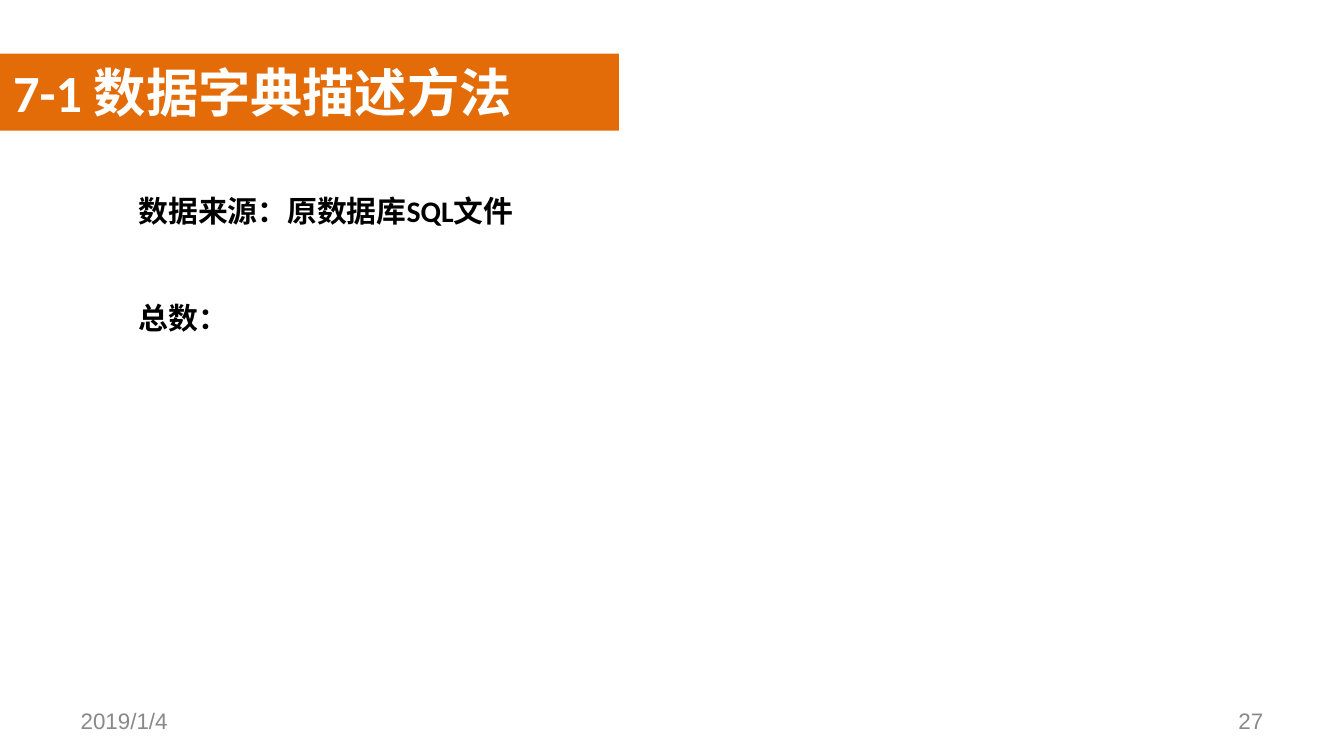
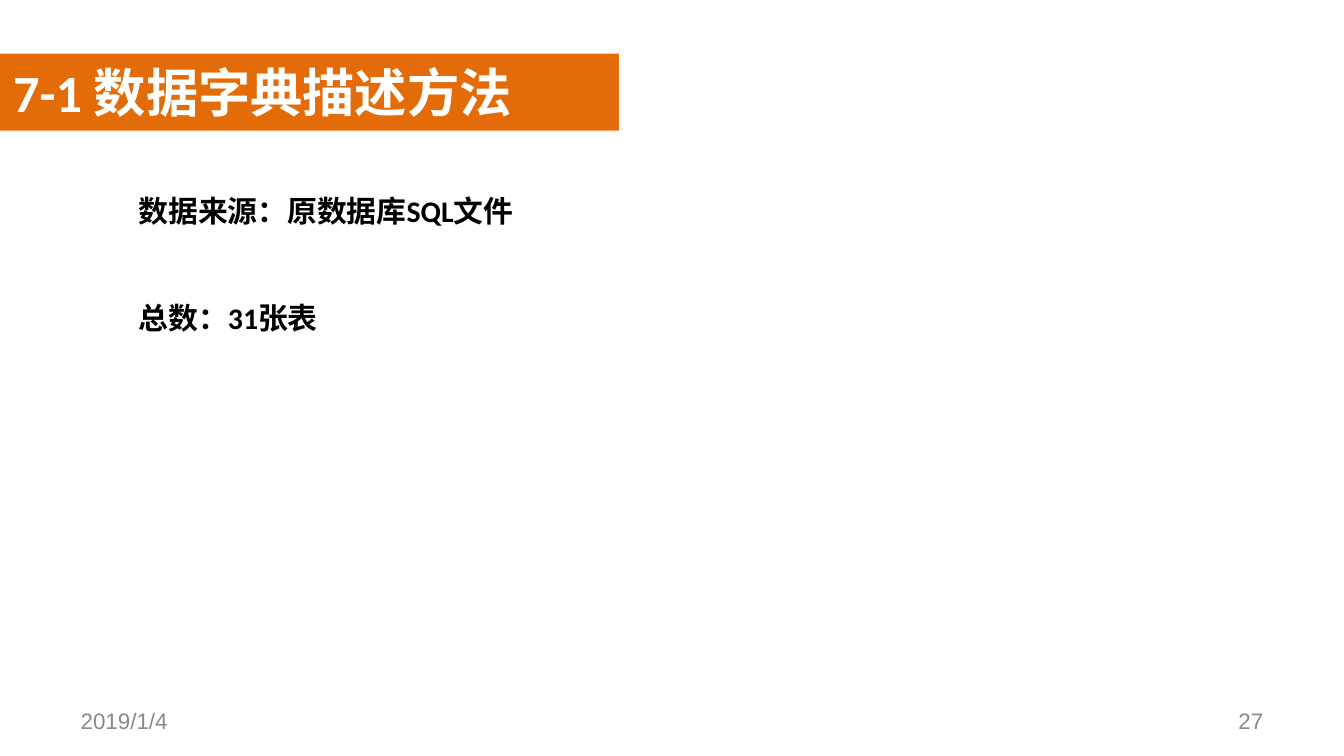
Before and after one commit to SoftwareRequirtmentsG02/Document, a slide deck: slide 27 of 案例教学系统/受控文档/分析设计/PPT/PRD2018-G02-SRS评审PPT.pptx. Drawn at 1344x756 pixels with LibreOffice and Linux fonts; fonts in the diff are those of the drawing; background and template pictures are left out. Boxes give left, top, right and bottom in pixels: in the first picture for what was removed or moved away, otherwise in the second. Text is boxed around its words. In the diff, an @@ line names an element or a change of style, - is before the commit and + after.

```diff
--- a/案例教学系统/受控文档/分析设计/PPT/PRD2018-G02-SRS评审PPT.pptx
+++ b/案例教学系统/受控文档/分析设计/PPT/PRD2018-G02-SRS评审PPT.pptx
@@ text at [139,303,318,332]: text changed @@
-  总数：
+  总数：31张表
```
Also in this commit, not shown: 10 other slides changed, 2 slides removed, 21 other files.
